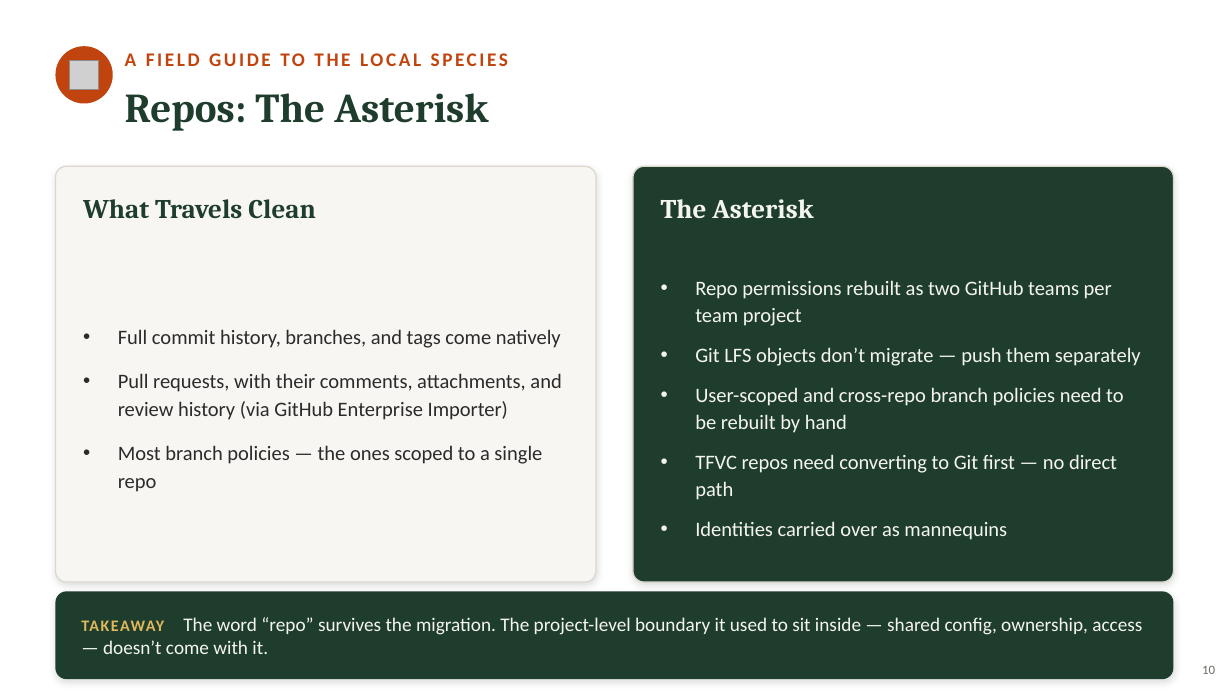
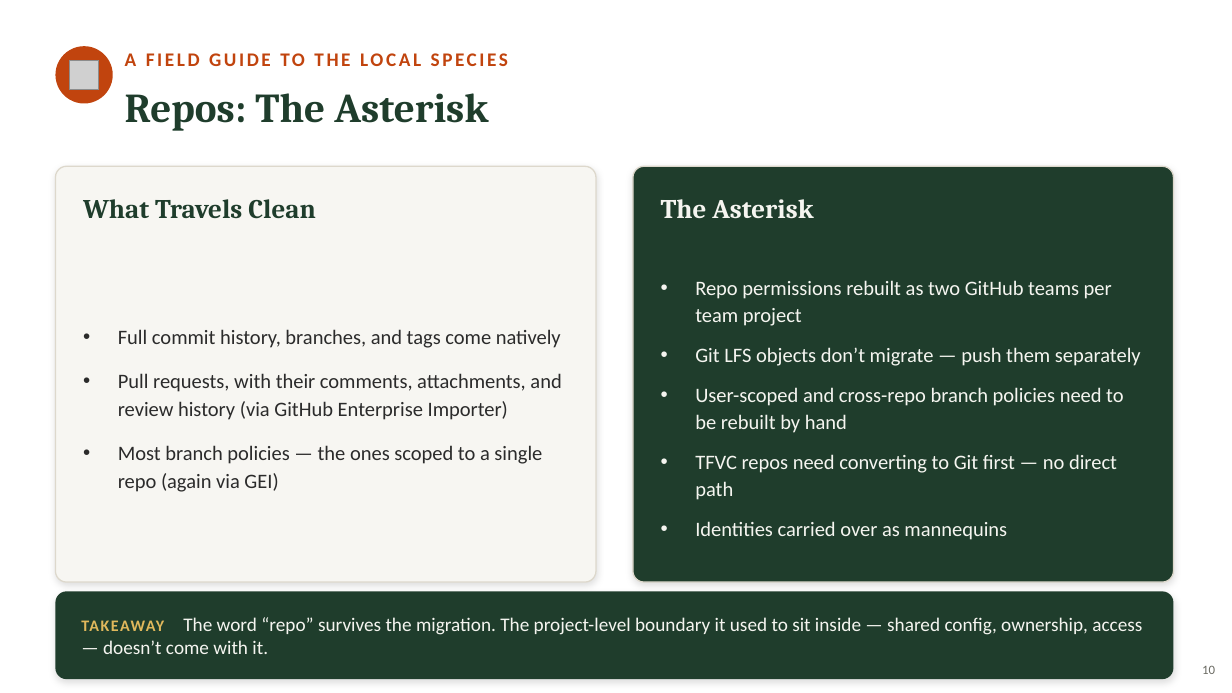
Before and after one commit to neumann1990/Azure_DevOps_To_GitHub, a slide deck: slide 10 of presentation/azure-devops-to-github-the-great-migration-FULL-DECK.pptx. Drawn at 1232x693 pixels with LibreOffice and Linux fonts; fonts in the diff are those of the drawing; grey boxes stand for pictures. Boxes give left, top, right and bottom in pixels: in the first picture for what was removed or moved away, otherwise in the second. Text is boxed around its words. In the diff, an @@ line names an element or a change of style, - is before the commit and + after.

```diff
--- a/presentation/azure-devops-to-github-the-great-migration-FULL-DECK.pptx
+++ b/presentation/azure-devops-to-github-the-great-migration-FULL-DECK.pptx
@@ text at (118,445,542,492): text changed @@
-• Most branch policies — the ones scoped to a single repo
+• Most branch policies — the ones scoped to a single repo (again via GEI)
```
Also in this commit, not shown: 10 other slides changed.
